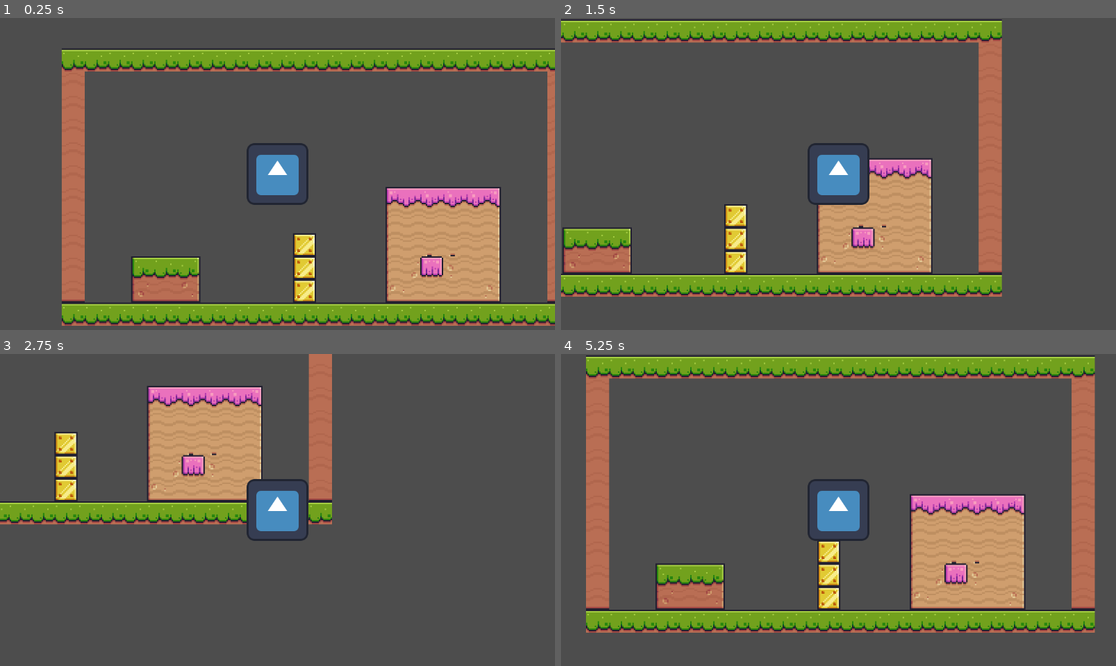
Above: before the commit, frames 1-4 (two rows, left to right).
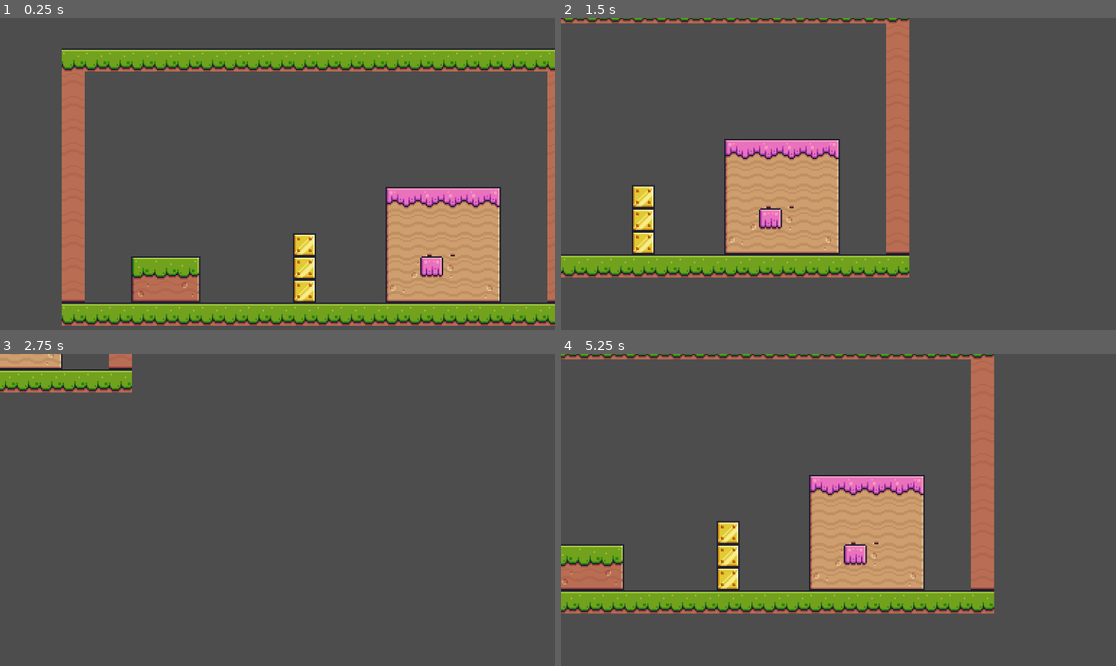
Above: after the commit, the same moments.

Repository: Zazvok/futuristic-strategy-game
Game: Godot game, scene res://scenes/main.tscn
The game is run twice, just before and just after one commit, with the same random seed, the same clock (stepped at 60 frames per second) and the same inputs. The engine's default icon, where the game draws it, is replaced by a stand-in: a white triangle on a blue panel in a dark square.
Inputs:
- Up to frame 1 (0.25 s): no input
- Up to frame 2 (1.5 s): tap Enter at 0.5 s; hold D (moveRight) 0.53-1.28 s; hold S (moveDown) from 1.28 s (still down)
- Up to frame 3 (2.75 s): release S (moveDown) at 2.03 s; hold D (moveRight) from 2.03 s (still down)
- Up to frame 4 (5.25 s): release D (moveRight) at 2.78 s; hold W (moveUp) 2.78-3.53 s; hold A (moveLeft) 3.53-5.03 s; hold S (moveDown) from 5.03 s (still down)

The runs differ from the first frame. In frame 1, 1.3% of the frame differs, in the area x 44-56%, y 40-60%; in frame 2, 35%; in frame 3, 18%; in frame 4, 42%, in the area x 0-97%, y 0-90%.

Commit message:
tweaking in character.gd

Diff:
--- a/scenes/character.gd
+++ b/scenes/character.gd
@@ -1,8 +1,7 @@
 extends CharacterBody2D
 
 
-const SPEED = 300.0
-const JUMP_VELOCITY = -400.0
+const SPEED = 500.0
 
 # Get the gravity from the project settings to be synced with RigidBody nodes.
 
@@ -20,11 +19,11 @@
 	if directionX:
 		velocity.x = directionX * SPEED
 	else:
-		velocity.x = move_toward(velocity.x, 0, 12)
+		velocity.x = move_toward(velocity.x, 0, 11)
 	var directionY = Input.get_axis("moveUp","moveDown")
 	if directionY:
 		velocity.y = directionY * SPEED
 	else:
-		velocity.y = move_toward(velocity.y,0,12)
+		velocity.y = move_toward(velocity.y,0,11)
 
 	move_and_slide()
--- a/scenes/character.tscn
+++ b/scenes/character.tscn
@@ -1,12 +1,8 @@
-[gd_scene load_steps=3 format=3 uid="uid://b0t427rnpsyeg"]
+[gd_scene load_steps=2 format=3 uid="uid://b0t427rnpsyeg"]
 
 [ext_resource type="Script" path="res://scenes/character.gd" id="1_4ww5q"]
-[ext_resource type="Texture2D" uid="uid://cba3mncax77vf" path="res://icon.svg" id="1_5kmf1"]
 
 [node name="CharacterBody2D" type="CharacterBody2D"]
 script = ExtResource("1_4ww5q")
 
-[node name="Sprite2D" type="Sprite2D" parent="."]
-texture = ExtResource("1_5kmf1")
-
 [node name="Camera2D" type="Camera2D" parent="."]
